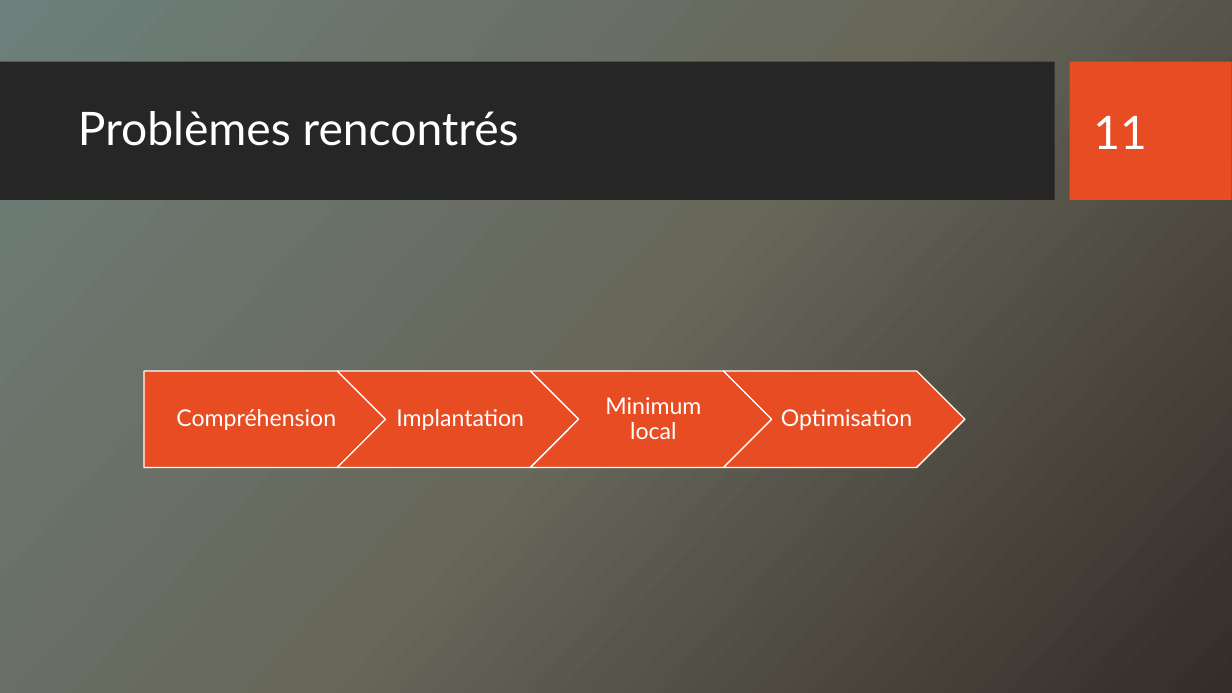
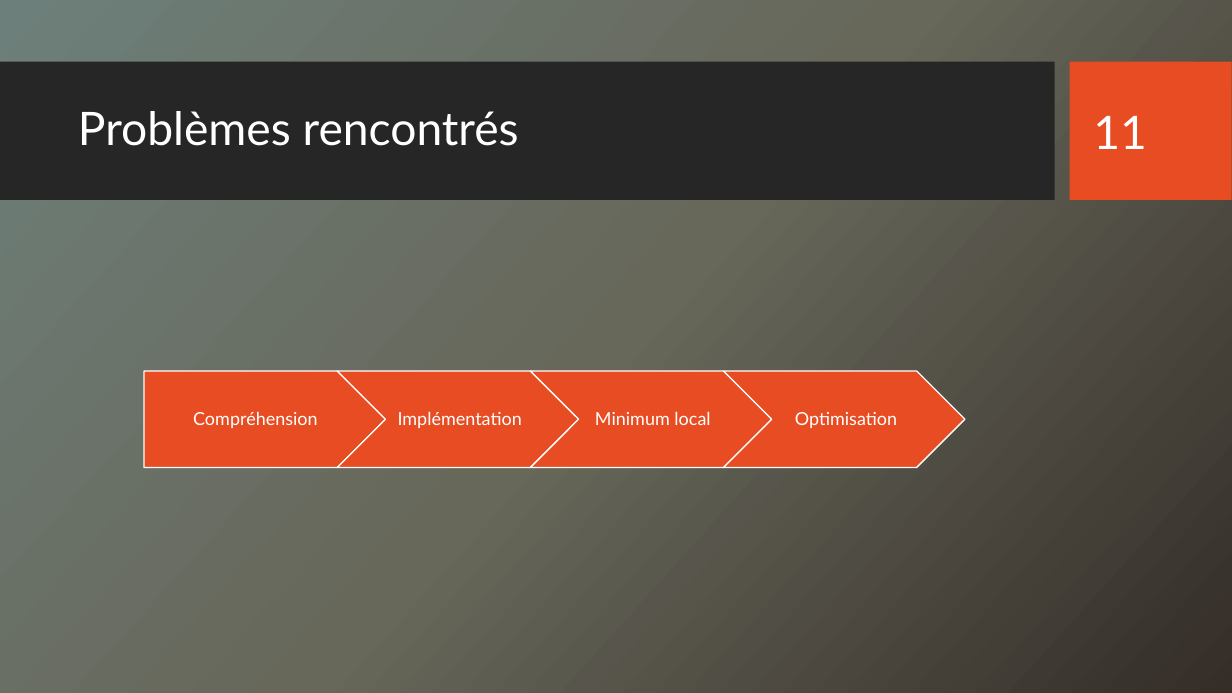
Before and after one commit to kazouke/Artificial-Bee-Colony, a slide deck: slide 11 of Intelligence Artificielle.pptx. Drawn at 1232x693 pixels with LibreOffice and Linux fonts; fonts in the diff are those of the drawing; background and template pictures are left out. Boxes give left, top, right and bottom in pixels: in the first picture for what was removed or moved away, otherwise in the second. Text is boxed around its words. In the diff, an @@ line names an element or a change of style, - is before the commit and + after.

Commit message:
Faute

```diff
--- a/Intelligence Artificielle.pptx
+++ b/Intelligence Artificielle.pptx
@@ size 18 to 14 pt; less space between paragraphs in 3 elements at bbox=[193, 411, 317, 428], bbox=[595, 411, 710, 425], bbox=[795, 412, 897, 428] @@
@@ text at bbox=[398, 411, 522, 428]: text changed; size 18 to 14 pt @@
-Implantation
+Implémentation
```
